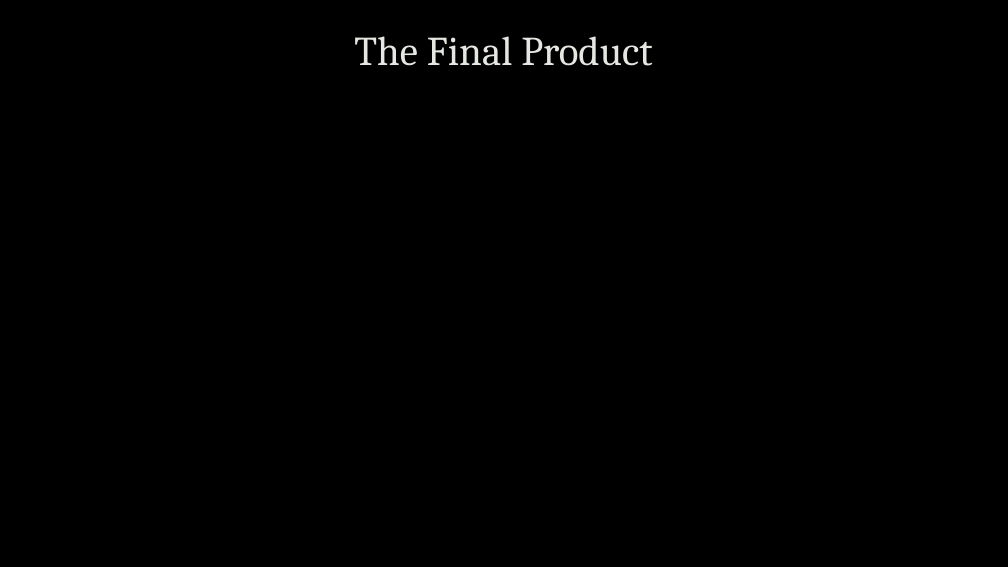
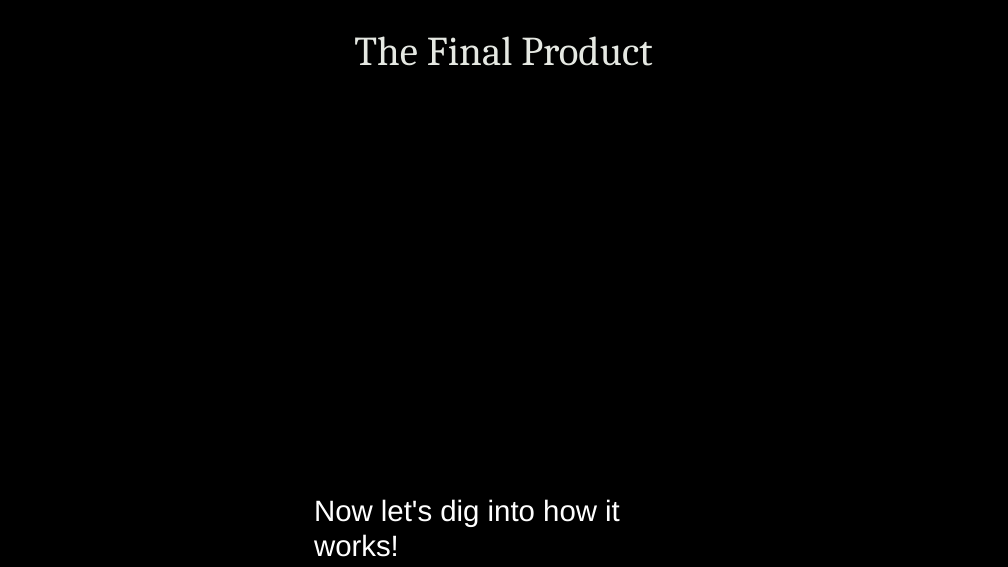
Before and after one commit to mkralis123/IB-API-Trading-System, a slide deck: slide 8 of IB API Trading System.pptx. Drawn at 1008x567 pixels with LibreOffice and Linux fonts; fonts in the diff are those of the drawing; background and template pictures are left out. Boxes give left, top, right and bottom in pixels: in the first picture for what was removed or moved away, otherwise in the second. Text is boxed around its words. In the diff, an @@ line names an element or a change of style, - is before the commit and + after.

```diff
--- a/IB API Trading System.pptx
+++ b/IB API Trading System.pptx
@@ text added at (314,499,620,557), 28 pt, text #FFFFFF @@
+Now let's dig into how it works!
```
Also in this commit, not shown: 4 other slides changed, 1 slide added, 1 slide removed, 2 other files.
